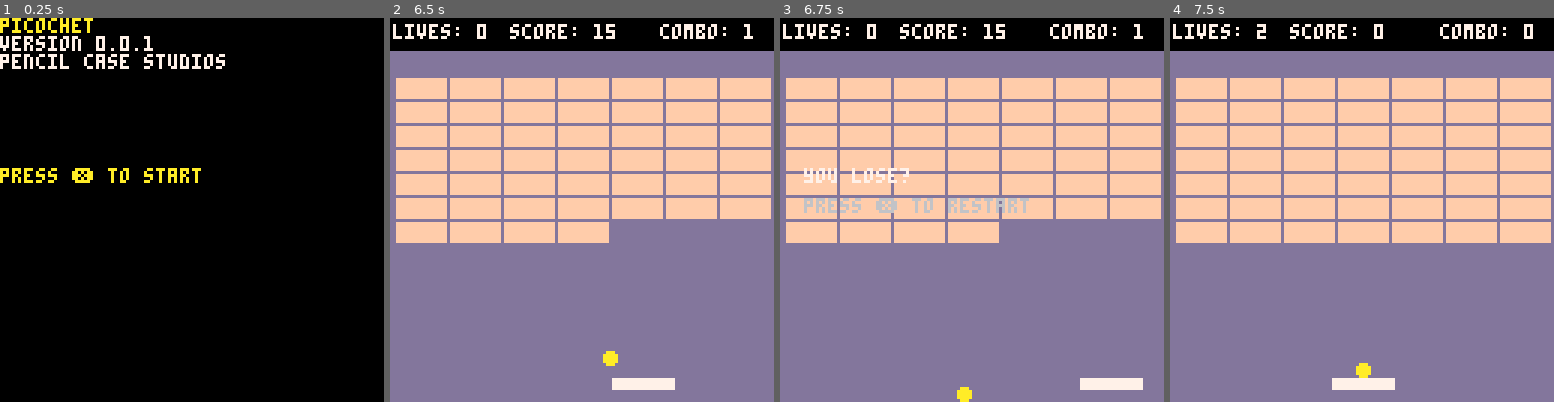
Above: before the commit, frames 1-4 (left to right).
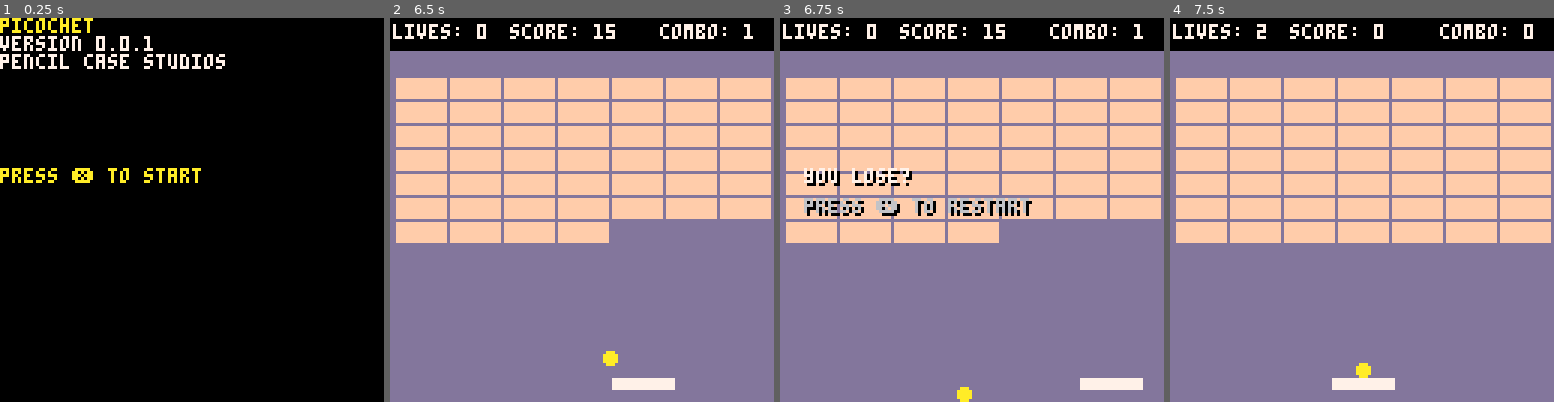
Above: after the commit, the same moments.

Repository: pencilcasestudios/picochet
Game: PICO-8 cartridge picochet.p8
The game is run twice, just before and just after one commit, with the same random seed, the same clock (stepped at 60 frames per second) and the same inputs.
Inputs:
- Up to frame 1 (0.25 s): no input
- Up to frame 2 (6.5 s): tap X (X key) at 0.33, 1.07, 1.85, 2.97, 4.08, 5.2, 6.32 s; hold Right 1.6-2.1 s; hold Right 2.47-3.03 s; hold Left 3.08-3.58 s; hold Right 4.02-4.68 s; hold Left 5.08-5.68 s; hold Right from 6.08 s (still down)
- Up to frame 3 (6.75 s): release Right at 6.58 s; hold Right from 6.63 s (still down)
- Up to frame 4 (7.5 s): release Right at 7.13 s; tap X (X key) at 7.43 s

Frames 1-2 are identical in both runs. In frame 3, 1.1% of the frame differs, in the area x 7-66%, y 39-52%; in frame 4, nothing differs.

Commit message:
Shadow text effect
This commit introduces a shadow effect on the prompt text.

I think I will need to refactor this into a function.

Diff:
--- a/picochet.p8
+++ b/picochet.p8
@@ -24,16 +24,16 @@
 	maroon = 2
 	dark_green = 3
 	brown = 4
-	dark_gray =5
+	dark_gray = 5
 	gray = 6
 	white = 7
 	red = 8
 	orange = 9
 	yellow = 10
-	light_green=11
-	blue=12
-	purple=13
-	pink=14
+	light_green = 11
+	blue = 12
+	purple = 13
+	pink = 14
 	sand = 15
 
 	paddle_colour = white
@@ -362,12 +362,27 @@
 end
 
 function draw_game_over()
+	-- shadow
+	print(
+		"you lose?",
+		9,
+		51,
+		black
+	)
+	-- text
 	print(
 		"you lose?",
 		8,
 		50,
 		white
 	)
+
+	print(
+		"press ❎ to restart",
+		9,
+		61,
+		black
+	)
 	print(
 		"press ❎ to restart",
 		8,
@@ -377,6 +392,14 @@
 end
 
 function draw_game_win()
+	-- shadow
+	print(
+		"you win?",
+		9,
+		51,
+		black
+	)
+	-- text
 	print(
 		"you win?",
 		8,
@@ -384,6 +407,15 @@
 		white
 	)
 
+	-- shadow
+	print(
+		"press ❎ to restart",
+		9,
+		61,
+		black
+	)
+
+	-- text
 	print(
 		"press ❎ to restart",
 		8,
